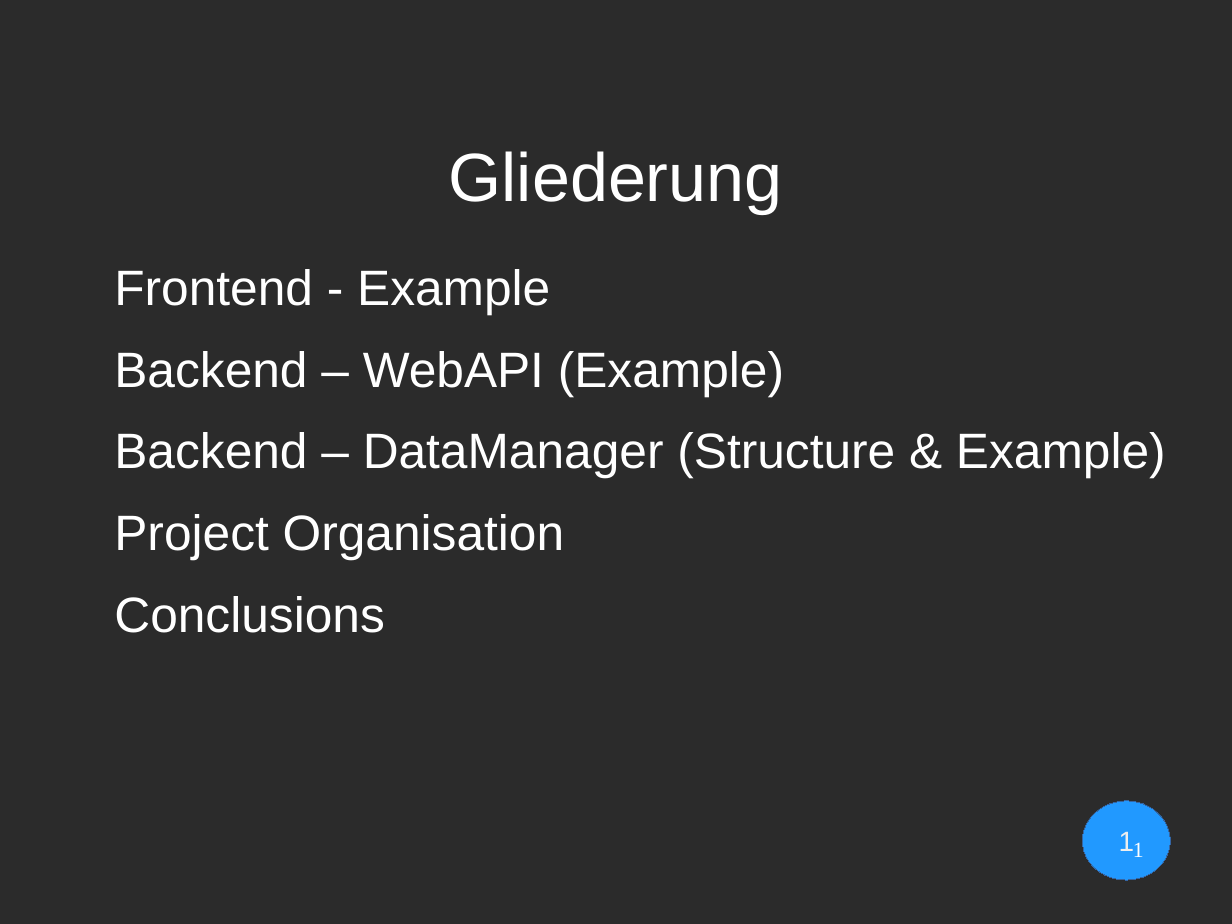
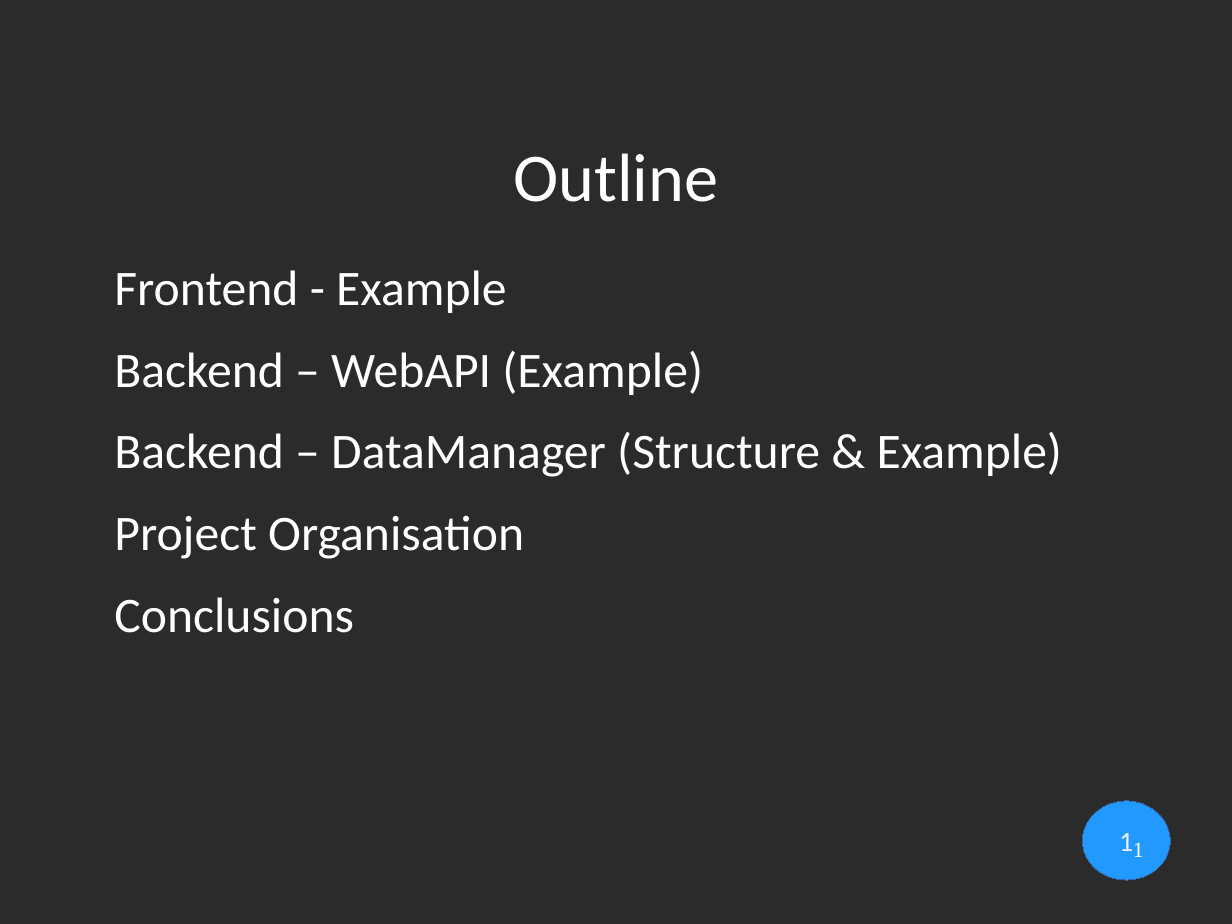
Before and after one commit to Geopras/IdeaWatcher, a slide deck: slide 1 of presentation/Geopras/Vortrag_Geopras.odp. Drawn at 1232x924 pixels with LibreOffice and Linux fonts; fonts in the diff are those of the drawing; background and template pictures are left out; a plain dark background stands for a picture behind light text. Boxes give left, top, right and bottom in pixels: in the first picture for what was removed or moved away, otherwise in the second. Text is boxed around its words. In the diff, an @@ line names an element or a change of style, - is before the commit and + after.

Commit message:
Vortragsteil Geopras aktualisiert (Master-Folie angepasst)

```diff
--- a/presentation/Geopras/Vortrag_Geopras.odp
+++ b/presentation/Geopras/Vortrag_Geopras.odp
@@ title at <box>513,153,718,202</box>: text changed; font Arial to Calibri @@
-Gliederung
+Outline
@@ text "Frontend - Example" at <box>114,270,1062,633</box>: font Arial to Calibri @@
@@ page number at <box>1083,802,1172,881</box>: font Arial to Calibri @@
```
Also in this commit, not shown: 2 other files.
